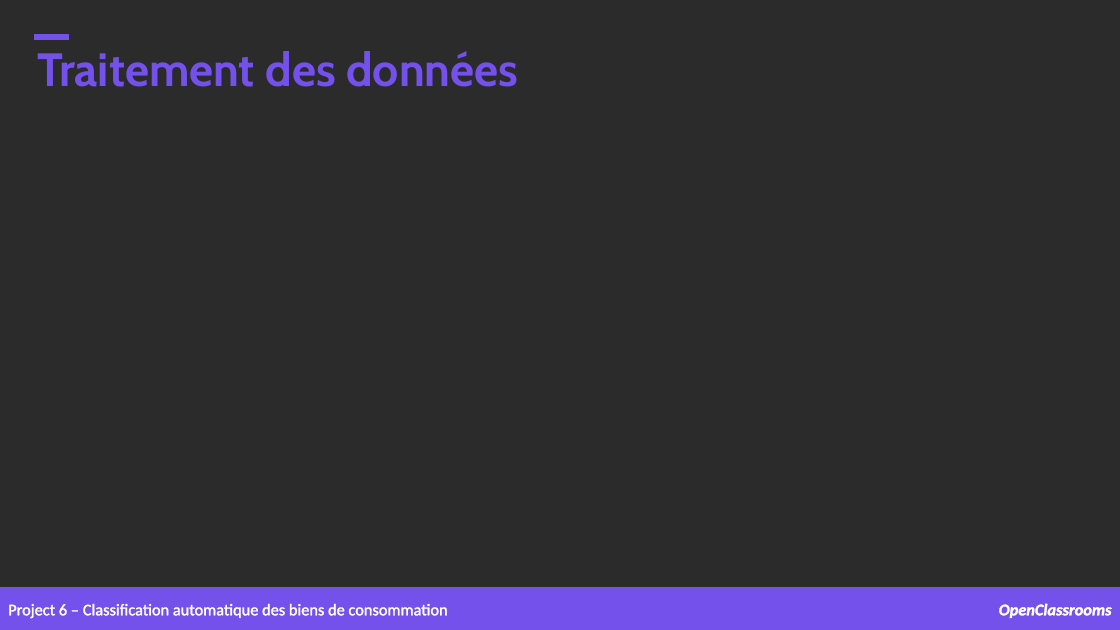
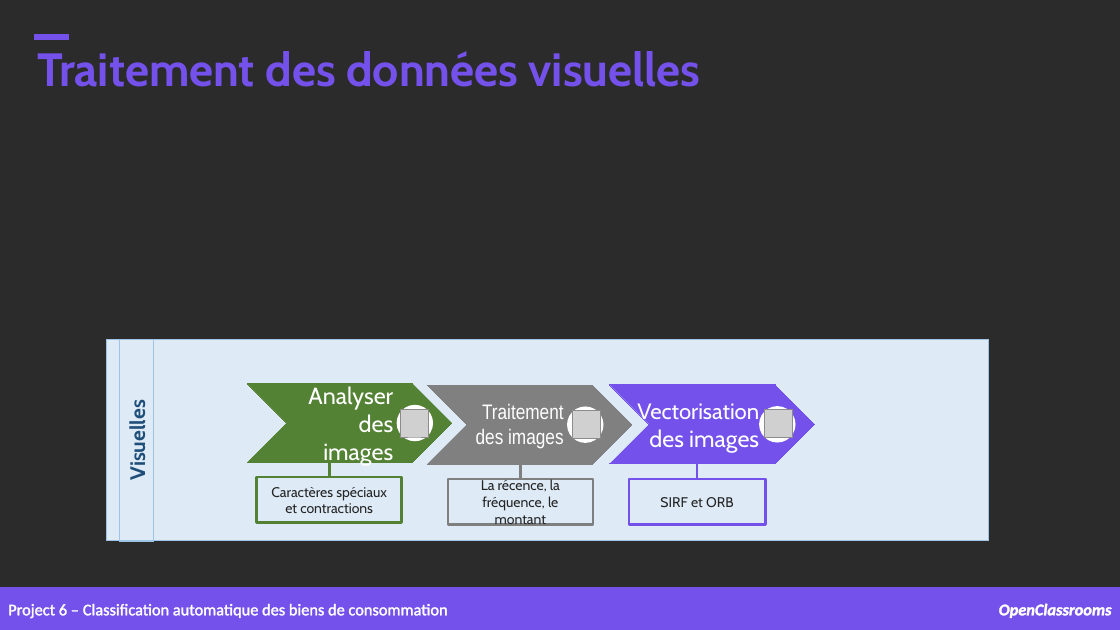
Before and after one commit to samirhinojosa/OC-P6-automatically-classify-consumer-goods, a slide deck: slide 29 of supports/P6_presentation_final.pptx (slide 25 before the commit). Drawn at 1120x630 pixels with LibreOffice and Linux fonts; fonts in the diff are those of the drawing; grey boxes stand for pictures; background and template pictures are left out; a plain dark background stands for a picture behind light text. Boxes give left, top, right and bottom in pixels: in the first picture for what was removed or moved away, otherwise in the second. Text is boxed around its words. In the diff, an @@ line names an element or a change of style, - is before the commit and + after.

Commit message:
working on the presentation

```diff
--- a/supports/P6_presentation_final.pptx
+++ b/supports/P6_presentation_final.pptx
@@ text at <box>37,51,701,87</box>: text changed @@
-Traitement des données
+Traitement des données visuelles
@@ rectangle added at <box>107,339,989,541</box>, fill #DEEBF7, outline #9DC3E6 1 pt @@
@@ rectangle added at <box>120,339,154,541</box>, outline #9DC3E6 0.75 pt, 18 pt, text #1F4E79, bold @@
+Visuelles
@@ chevron added at <box>247,384,452,463</box>, fill #548235, outline #548235 0.75 pt @@
@@ text added at <box>308,386,394,466</box>, 20 pt, text #FFFFFF @@
+Analyser des images
@@ chevron added at <box>428,386,633,465</box>, fill #808080, outline #808080 0.75 pt @@
@@ chevron added at <box>610,385,815,464</box>, fill #7451EB, outline #7451EB 0.75 pt @@
@@ ellipse added at <box>397,405,433,441</box>, fill #FFFFFF @@
@@ picture added at <box>401,409,429,437</box> @@
@@ text added at <box>476,404,564,449</box>, 18 pt, text #FFFFFF @@
+Traitement des images
@@ ellipse added at <box>567,407,603,443</box>, fill #FFFFFF @@
@@ picture added at <box>572,410,600,438</box> @@
@@ text added at <box>637,403,759,453</box>, 19 pt, text #FFFFFF @@
+Vectorisation des images
@@ ellipse added at <box>760,407,796,443</box>, fill #FFFFFF @@
@@ picture added at <box>765,410,792,438</box> @@
@@ rectangle added at <box>257,477,402,523</box>, outline #548235 2.25 pt, 12 pt, text #252525 @@
+Caractères spéciaux et contractions
@@ line added from (329, 477) to (329, 462), #548235 2.25 pt @@
@@ rectangle added at <box>448,479,592,524</box>, outline #7F7F7F 2.25 pt, 12 pt, text #252525 @@
+La récence, la fréquence, le montant
@@ line added from (521, 479) to (521, 464), #7F7F7F 2.25 pt @@
@@ rectangle added at <box>629,479,765,524</box>, outline #7451EB 2.25 pt, 12 pt, text #252525 @@
+SIRF et ORB
@@ line added from (697, 479) to (697, 464), #7451EB 2.25 pt @@
```
Also in this commit, not shown: 4 other slides changed, 6 slides added.
